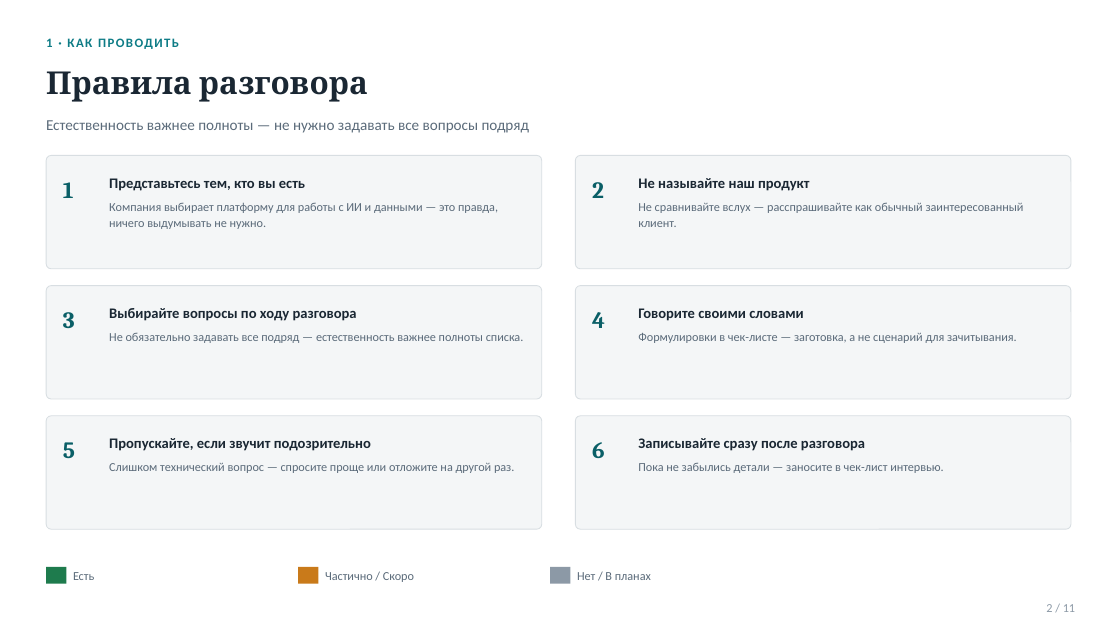
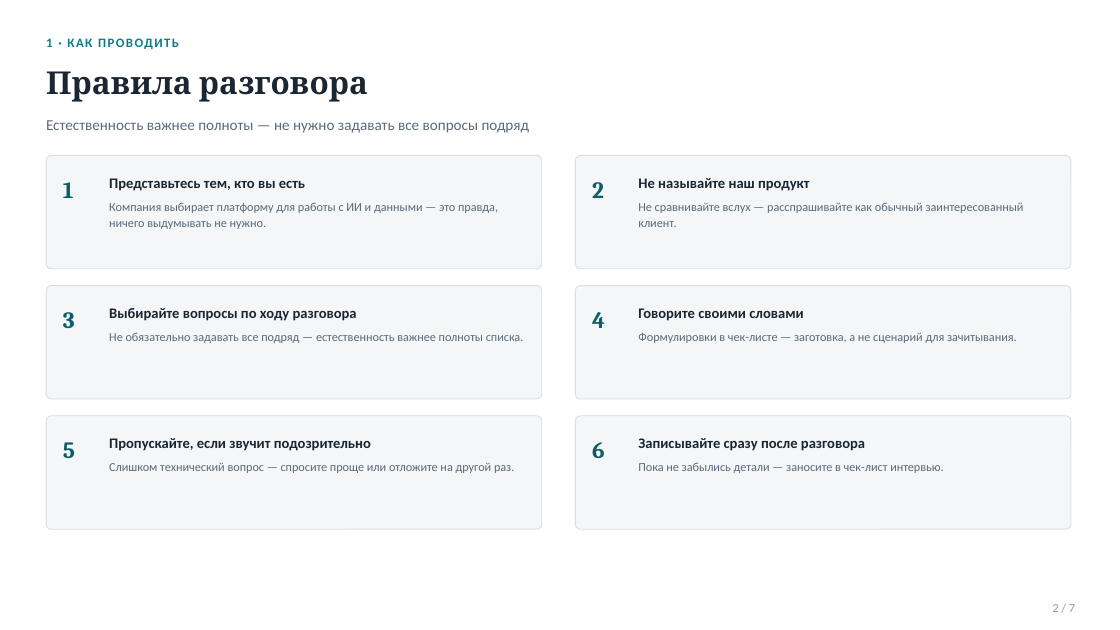
Before and after one commit to vladilslavandrosov-prog/job-RAG, a slide deck: slide 2 of docs/sales-enablement/opros-konkurentov-presentation.pptx. Drawn at 1120x630 pixels with LibreOffice and Linux fonts; fonts in the diff are those of the drawing. Boxes give left, top, right and bottom in pixels: in the first picture for what was removed or moved away, otherwise in the second. Text is boxed around its words. In the diff, an @@ line names an element or a change of style, - is before the commit and + after.

```diff
--- a/docs/sales-enablement/opros-konkurentov-presentation.pptx
+++ b/docs/sales-enablement/opros-konkurentov-presentation.pptx
@@ rectangle removed at [46, 567, 66, 584] @@
@@ rectangle removed at [298, 567, 318, 584] @@
@@ rectangle removed at [550, 567, 571, 584] @@
@@ text removed at [73, 572, 94, 580] @@
-Есть
@@ text removed at [325, 572, 414, 582] @@
-Частично / Скоро
@@ text removed at [577, 572, 651, 580] @@
-Нет / В планах
@@ text at [1053, 604, 1075, 612]: text changed @@
-2 / 11
+2 / 7
```
Also in this commit, not shown: 3 other slides changed, 3 slides added, 7 slides removed, 1 other file.
